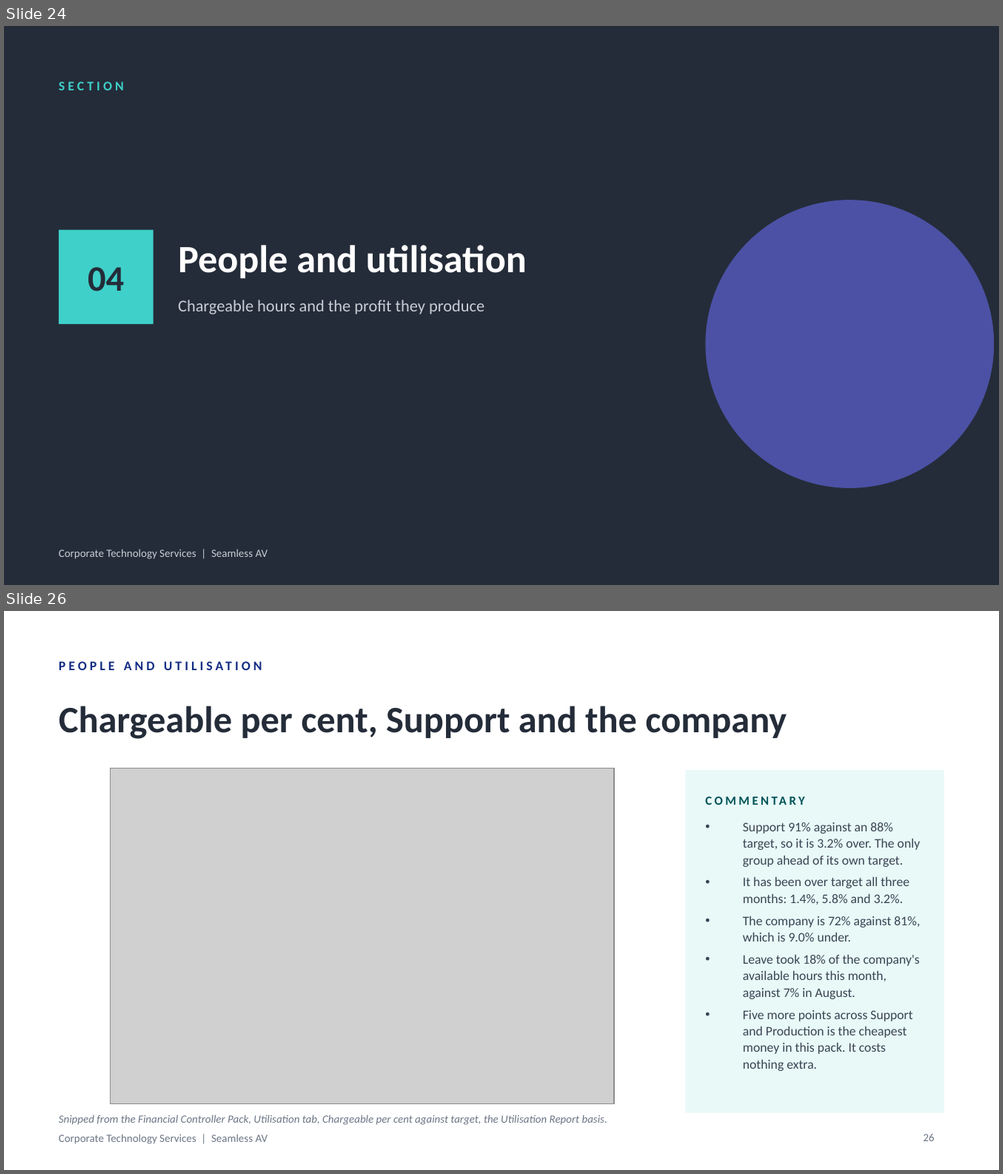
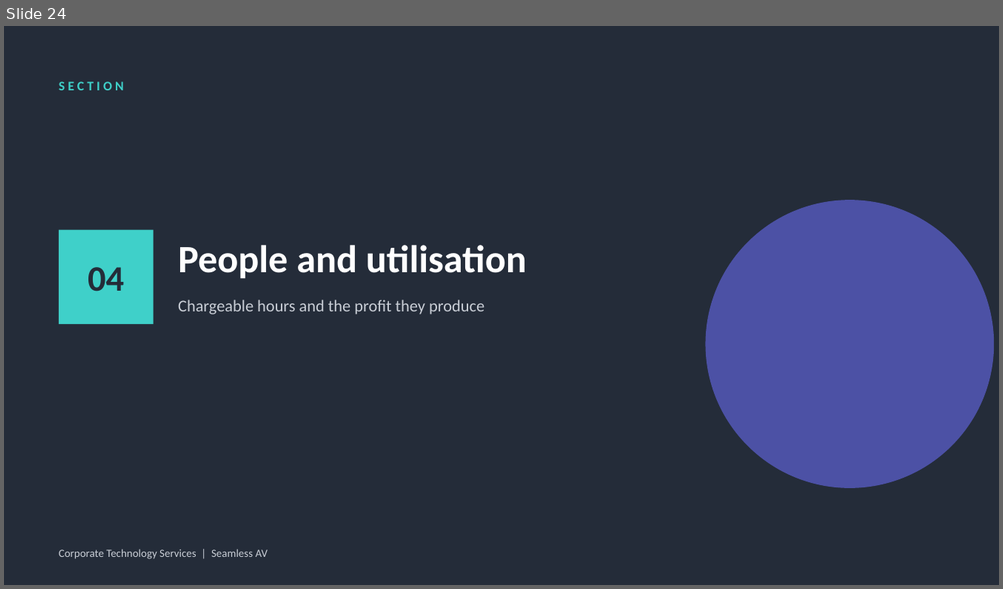
Before and after one commit to WesleyNelson-O33/Claude, a slide deck: deck/CTS Monthly Business Review - September 2026.pptx. Shown one above the other, each under a label of ours: slides 24 and 26 before the commit, slide 24 after it; the slides between them are not shown. The pictures are 1003x1174 and 1003x589 pixels, drawn with LibreOffice and Linux fonts; fonts in the diff are those of the drawing; grey boxes stand for pictures. Boxes give left, top, right and bottom in pixels: in the first picture for what was removed or moved away, otherwise in the second. Text is boxed around its words. In the diff, an @@ line names an element or a change of style, - is before the commit and + after.

```diff
--- a/deck/CTS Monthly Business Review - September 2026.pptx
+++ b/deck/CTS Monthly Business Review - September 2026.pptx
@@ slide 26 removed at box(4, 611, 999, 1170), background #FFFFFF @@
@@ text removed at box(59, 651, 755, 681) @@
-PEOPLE AND UTILISATION
@@ text removed at box(59, 706, 786, 739) @@
-Chargeable per cent, Support and the company
@@ picture removed at box(111, 768, 614, 1105) @@
@@ rectangle removed at box(686, 770, 944, 1113) @@
@@ text removed at box(706, 788, 924, 813) @@
-COMMENTARY
@@ text removed at box(743, 823, 920, 1071) @@
-• Support 91% against an 88% target, so it is 3.2% over. The only group ahead of its own target.
-• It has been over target all three months: 1.4%, 5.8% and 3.2%.
-• The company is 72% against 81%, which is 9.0% under.
-• Leave took 18% of the company's available hours this month, against 7% in August.
-• Five more points across Support and Production is the cheapest money in this pack. It costs nothing extra.
@@ text removed at box(59, 1115, 607, 1125) @@
-Snipped from the Financial Controller Pack, Utilisation tab, Chargeable per cent against target, the Utilisation Report basis.
@@ text removed at box(59, 1134, 268, 1145) @@
-Corporate Technology Services | Seamless AV
@@ page number removed at box(923, 1134, 934, 1142) @@
-26
```
Also in this commit, not shown: 1 slide changed, 2 other slides removed, 11 other files.
